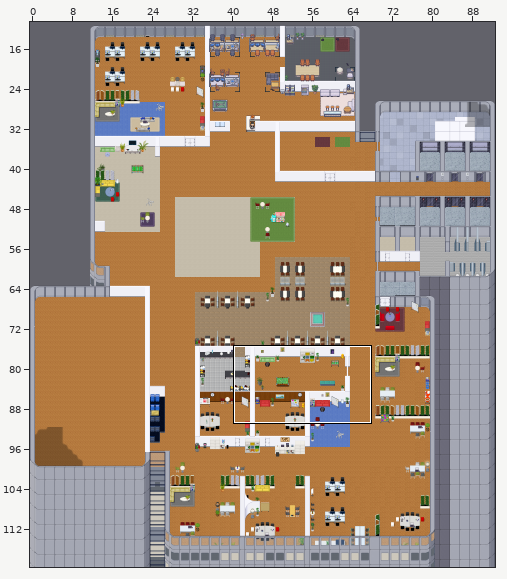
An edit to a level. Tiled map (JSON), maps/map.json. Above: a wide view before the commit, with the close-up outlined.
Close-up. The starting point:
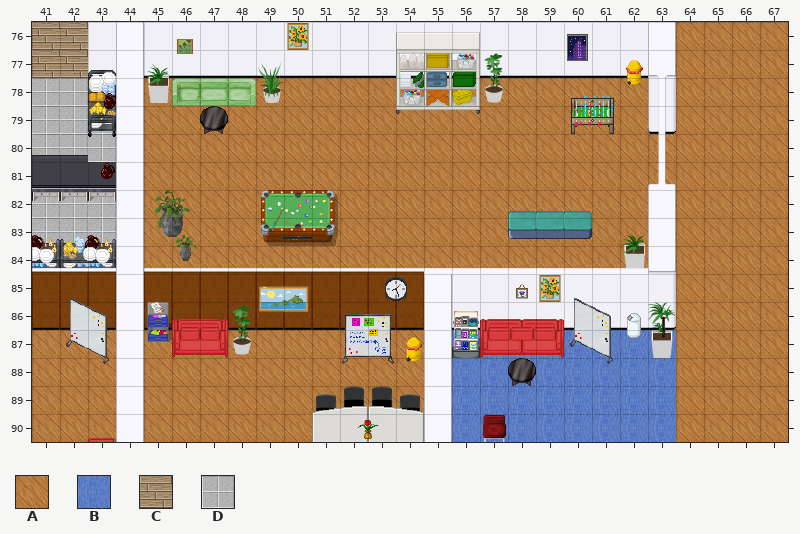
Cells are 32x32 px. Shown: x 41..67, y 76..90. The commit also changed other parts of the map, which this record leaves out.
Key: from "Chunk 1": A 0 flipped left-right, B 2, C 105, D 108.
_ is an empty cell, # one hidden under a higher layer.
Layers that did not change in this view are not listed.
Layer "floor" before, first column x 41:
76 CC#####################AAAA
77 CC#####################AAAA
78 DD##AAAAAAAAAAAAAAAAAA#AAAA
79 DDD#AAAAAAAAAAAAAAAAAAAAAAA
80 DDD#AAAAAAAAAAAAAAAAAAAAAAA
81 DDD#AAAAAAAAAAAAAAAAAAAAAAA
82 DDD#AAAAA#AAAAAAAAAAAA#AAAA
83 DDD#AAAAAAAAAAAAAAAAAA#AAAA
84 DDD#AAAAAAAAAAAAAAAAAA#AAAA
85 #######################AAAA
86 ######################AAAAA
87 AAA#AAAAAAAAAA#BBBBBBBBAAAA
88 AAA#AAAAAAAAAA#BBBBBBBBAAAA
89 AAA#AAAAAAAAAA#BBBBBBBBAAAA
90 AAA#AAAAAA#####BBBBBBBBAAAA
The result:
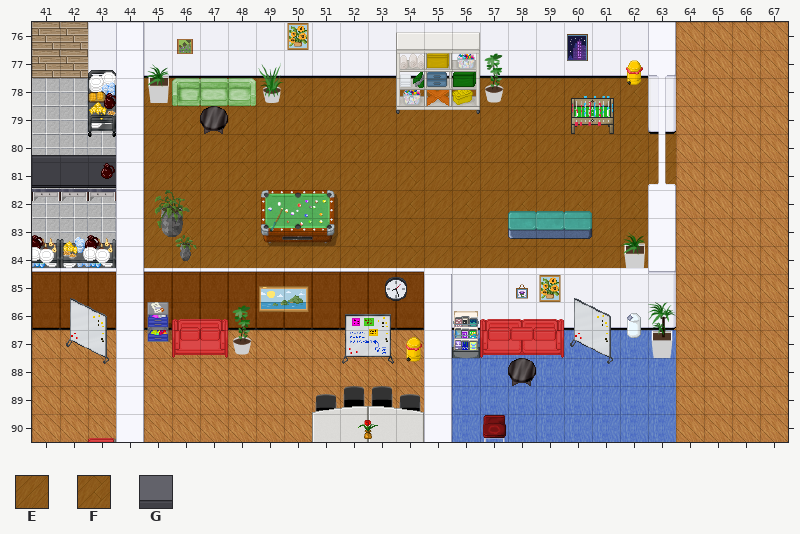
Further tiles: from "Chunk 1": E 60, F 61, G 1444.
The exact change:
Layer "floor":
y 78: x 45 A -> E; x 49..62 AAAAAAAAAAAAAA -> EFEFEFEFEFEFEF
y 79: x 45..62 AAAAAAAAAAAAAAAAAA -> EFEFEFEFEFEFEFEFEF
y 80..81: x 45..63 AAAAAAAAAAAAAAAAAAA -> EFEFEFEFEFEFEFEFEFE
y 82: x 45..49 AAAAA -> EFEFE; x 51..62 AAAAAAAAAAAA -> EFEFEFEFEFEF
y 83..84: x 45..62 AAAAAAAAAAAAAAAAAA -> EFEFEFEFEFEFEFEFEF
Layer "onTopFurniture":
y 80: x 43 _ -> G
Where, in picture pixels (left, top, right, bottom), the same in both close-ups:
changed: (144, 78, 676, 268)
added: (88, 155, 116, 162)
